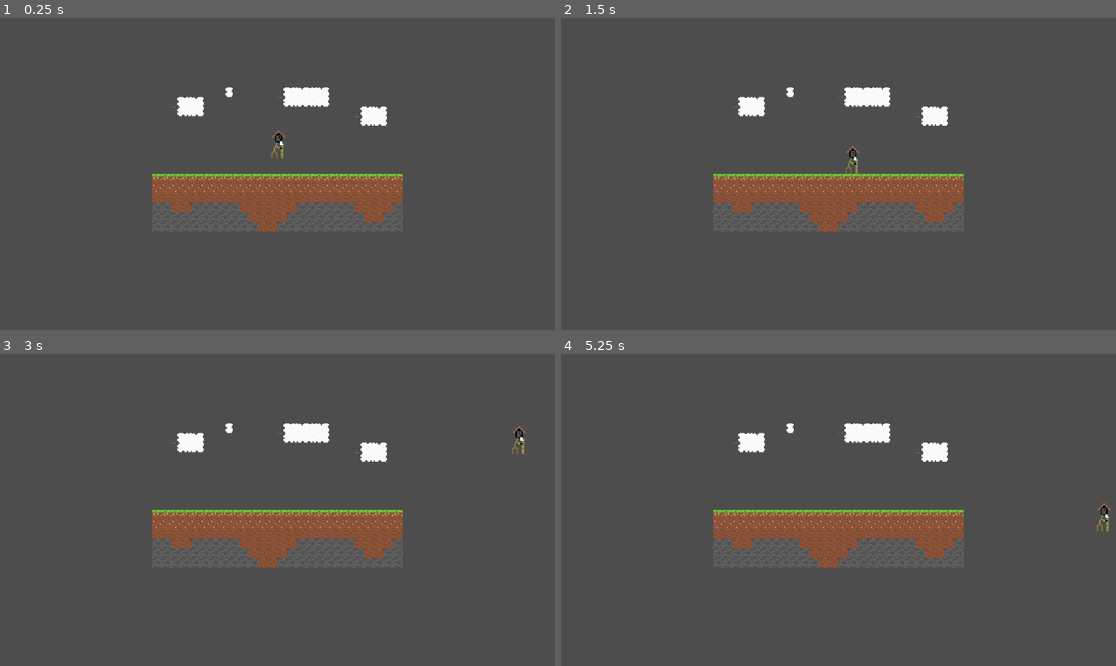
Above: before the commit, frames 1-4 (two rows, left to right).
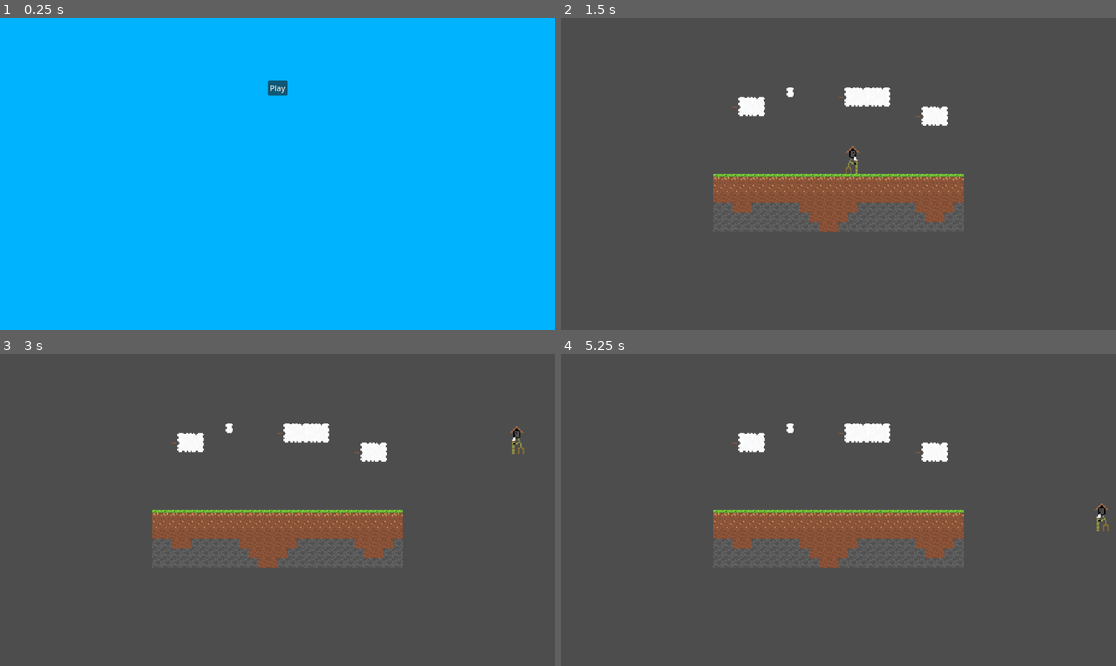
Above: after the commit, the same moments.

Repository: raviv-david/Your-mom
Game: Godot game, scene res://scenes/mainMenu.tscn
Same seed, same stepped clock (60 frames per second), same inputs: the game is played once before the commit and once after it. Before the commit the project starts from res://scenes/testMap.tscn.
Inputs (mouse positions are in pixels of both pictures, inside the frame that each line leads up to):
- Up to frame 1 (0.25 s): no input
- Up to frame 2 (1.5 s): click (838, 86) at 0.5 s, where only the run after the commit has a clickable "Play"; tap Enter at 1.25 s; hold D (moveRight) from 1.28 s (still down)
- Up to frame 3 (3 s): tap W (moveJump) at 1.52, 2.27 s; tap Space at 2 s; release D (moveRight) at 2.78 s; hold A (moveLeft) from 2.78 s (still down)
- Up to frame 4 (5.25 s): release A (moveLeft) at 3.53 s; hold D (moveRight) 3.53-5.03 s; tap W (moveJump) at 3.77, 4.52 s; hold A (moveLeft) from 5.03 s (still down)

The runs differ from the first frame. In frame 1, 100% of the frame differs, in the area x 0-100%, y 0-100%; in frame 2, nothing differs; in frame 3, 0.1%; in frame 4, 0.1%.

Commit message:
mainMenu stuff

Diff:
--- a/moses/project.godot
+++ b/moses/project.godot
@@ -11,7 +11,7 @@
 [application]
 
 config/name="moses"
-run/main_scene="res://scenes/testMap.tscn"
+run/main_scene="res://scenes/mainMenu.tscn"
 config/features=PackedStringArray("4.2", "Forward Plus")
 config/icon="res://icon.svg"
 
--- a/moses/scenes/mainMenu.tscn
+++ b/moses/scenes/mainMenu.tscn
@@ -1,4 +1,6 @@
-[gd_scene format=3 uid="uid://dc0y5j6n4swwg"]
+[gd_scene load_steps=2 format=3 uid="uid://dc0y5j6n4swwg"]
+
+[ext_resource type="Script" path="res://scripts/Button.gd" id="1_2rtgm"]
 
 [node name="MainMenu" type="Control"]
 layout_mode = 3
@@ -7,12 +9,29 @@
 anchor_bottom = 1.0
 grow_horizontal = 2
 grow_vertical = 2
+metadata/_edit_lock_ = true
 
-[node name="Panel" type="Panel" parent="."]
-modulate = Color(0.372549, 0.803922, 0.894118, 1)
+[node name="ColorRect" type="ColorRect" parent="."]
+z_index = -1
 layout_mode = 1
 anchors_preset = 15
 anchor_right = 1.0
 anchor_bottom = 1.0
 grow_horizontal = 2
 grow_vertical = 2
+color = Color(0, 0.701961, 1, 1)
+metadata/_edit_lock_ = true
+
+[node name="Button" type="Button" parent="."]
+layout_mode = 1
+anchors_preset = -1
+anchor_left = 0.5
+anchor_top = 0.2
+anchor_right = 0.5
+anchor_bottom = 0.2
+offset_left = -20.5
+offset_right = 20.5
+offset_bottom = 31.0
+grow_horizontal = 2
+text = "Play"
+script = ExtResource("1_2rtgm")
--- /dev/null
+++ b/moses/scripts/Button.gd
@@ -0,0 +1,14 @@
+extends Button
+
+
+var testMap = "res://scenes/testMap.tscn"
+
+# Called when the node enters the scene tree for the first time.
+func _ready():
+	pass # Replace with function body.
+
+
+# Called every frame. 'delta' is the elapsed time since the previous frame.
+func _process(delta):
+	if button_pressed:
+		get_tree().change_scene_to_file(testMap)
--- a/moses/scripts/playerMovement.gd
+++ b/moses/scripts/playerMovement.gd
@@ -38,8 +38,8 @@
 		velocity.x = clamp(velocity.x, -MAX_SPEED, MAX_SPEED)
 
 		# Adjust character sprite direction
-		if $Sprite2D:
-			$Sprite2D.flip_h = direction < 0
+		if $AnimatedSprite2D:
+			$AnimatedSprite2D.flip_h = direction < 0
 	else: # Deceleration
 		velocity.x = move_toward(velocity.x, 0, SPEED/50)
 
Not shown: 1 places in moses/scenes/testMap.tscn that only renumber resources
